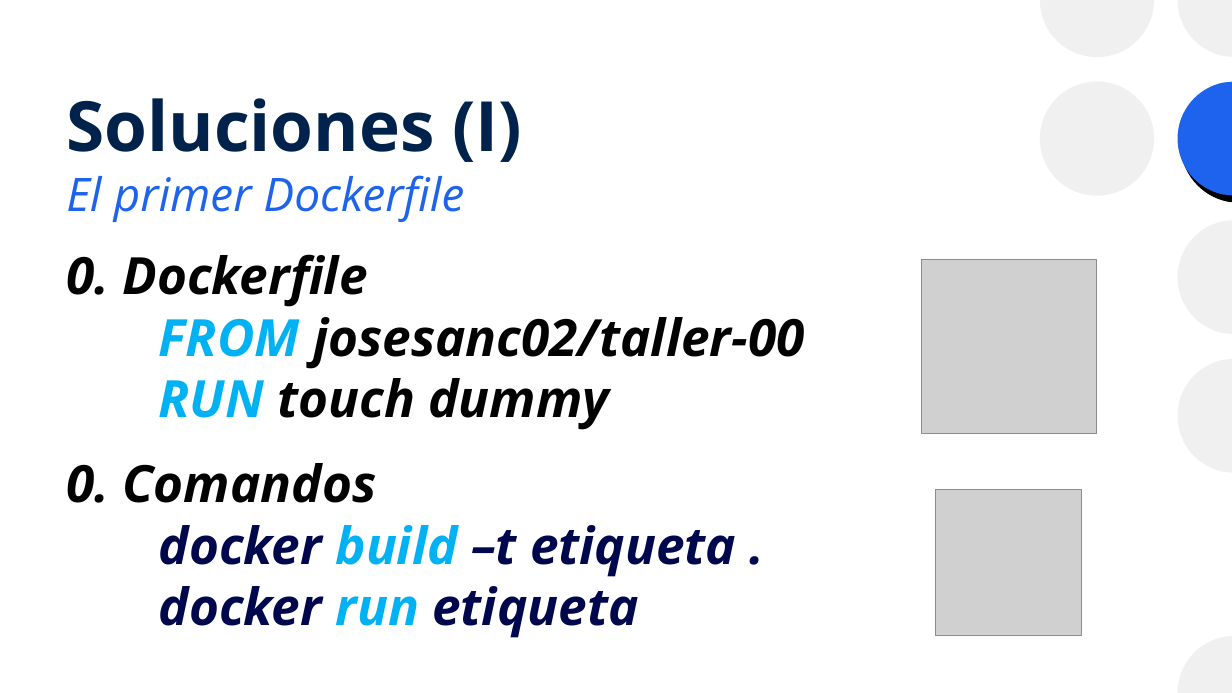
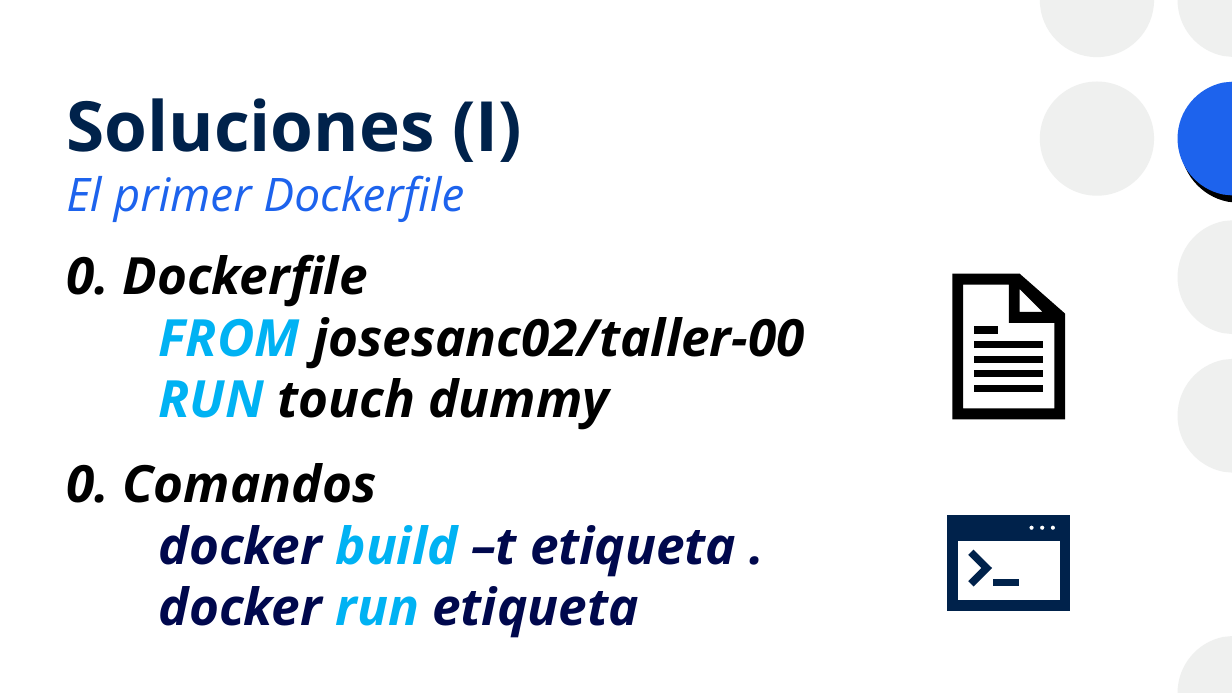
Before and after one commit to josanri/docker-workshop, a slide deck: slide 30 of Introducción a Docker.pptx. Drawn at 1232x693 pixels with LibreOffice and Linux fonts; fonts in the diff are those of the drawing; grey boxes stand for pictures. Boxes give left, top, right and bottom in pixels: in the first picture for what was removed or moved away, otherwise in the second. Text is boxed around its words. In the diff, an @@ line names an element or a change of style, - is before the commit and + after.

```diff
--- a/Introducción a Docker.pptx
+++ b/Introducción a Docker.pptx
@@ picture removed at (921,259,1096,433) @@
@@ group added at (953,274,1066,420): 6 freeform shapes @@
@@ picture removed at (936,490,1082,636) @@
@@ freeform shape added at (948,516,1070,610), fill #00224B, outline #00224B 1.18 pt @@
@@ freeform shape added at (970,551,991,586), fill #00224B, outline #00224B 1.18 pt @@
@@ freeform shape added at (994,579,1018,586), fill #00224B, outline #00224B 1.18 pt @@
```
Also in this commit, not shown: 16 other slides changed, 2 slides added, 1 slide removed, 1 other file.
